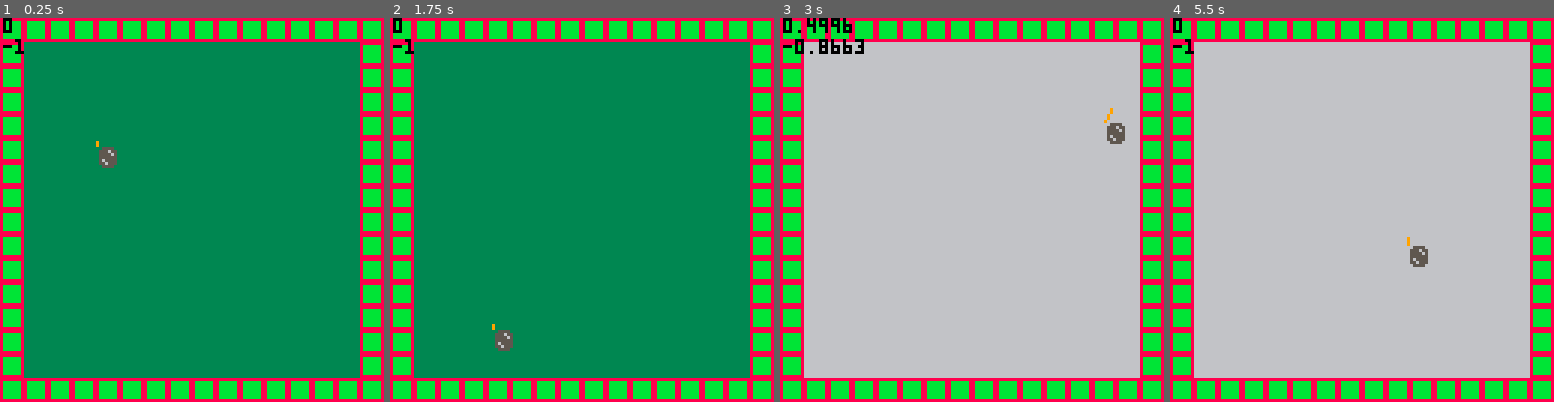
Above: before the commit, frames 1-4 (left to right).
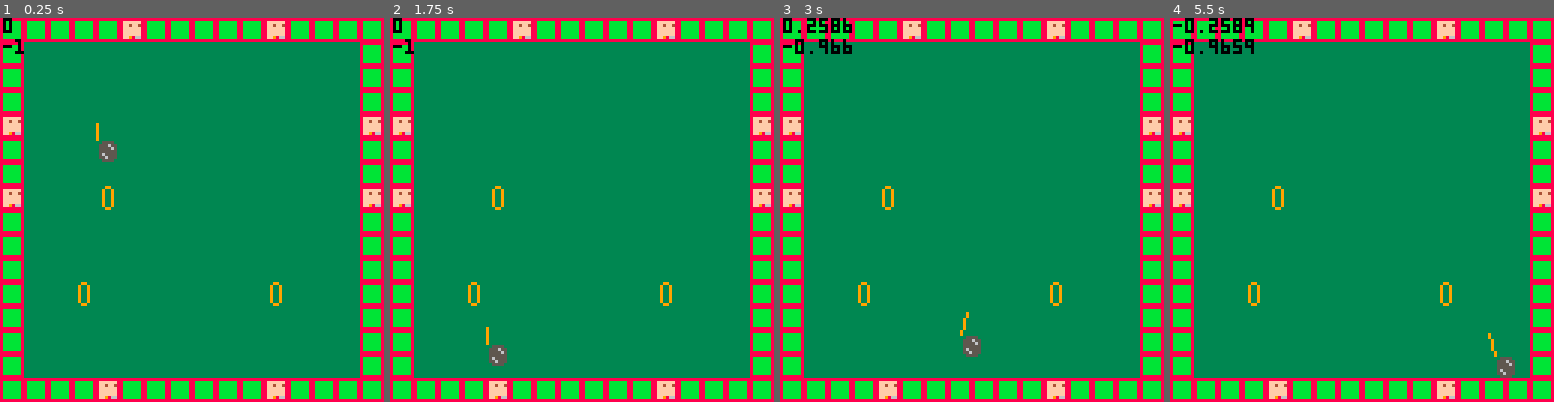
Above: after the commit, the same moments.

Repository: davidjtferguson/golf-escape
Game: PICO-8 cartridge golf_escape.p8
Two runs of this game, one before a commit and one after it. Both use one fixed random seed, a clock stepped at 60 frames per second and the inputs below.
Inputs:
- Up to frame 1 (0.25 s): no input
- Up to frame 2 (1.75 s): tap X (X key) at 0.33, 1.07 s; tap O (Z key) at 0.7, 1.7 s; hold Right from 1.6 s (still down)
- Up to frame 3 (3 s): tap X (X key) at 1.85, 2.97 s; release Right at 2.1 s; tap O (Z key) at 2.1, 2.5, 2.9 s; hold Right from 2.47 s (still down)
- Up to frame 4 (5.5 s): release Right at 3.03 s; hold Left 3.08-3.58 s; tap O (Z key) every 0.4 s from 3.3 to 5.3 s; hold Right 4.02-4.68 s; tap X (X key) at 4.08, 5.2 s; hold Left from 5.08 s (still down)

The runs differ from the first frame. In frame 1, 2.3% of the frame differs, in the area x 0-100%, y 0-100%; in frame 2, 2.5%; in frame 3, 78%; in frame 4, 79%.

Commit message:
tweak consts. add graphics for goals

Diff:
--- a/golf_escape.p8
+++ b/golf_escape.p8
@@ -7,8 +7,9 @@
  --constants
  pixel=0.125
 
- --collision offset
  coloffset=0.001
+
+ gravity=0.008
 
  av={
   x=4,
@@ -41,9 +42,9 @@
 
   --consts
   lowf=0.2,
-  highf=1.5,
+  highf=1,
   rotangle=1/24,
-  btnf=0.25,
+  btnf=0.1,
   decay=0.002,
  }
 
@@ -65,26 +66,22 @@
   av.yvel=0
   av.colstate="ground"
  else
-  av.yvel+=0.01
+  av.yvel+=gravity
 
   av.colstate="air"
  end
 
-
  if mapcol(av.top,0,av.yvel,0) then
-  bg=8
   moveavtoroof()
   av.yvel*=-1
  end
 
  if mapcol(av.left,av.xvel,0,0) then
-  bg=7
   moveavtoleft()
   av.xvel*=-1
  end
 
  if mapcol(av.right,av.xvel,0,0) then
-  bg=6
   moveavtoright()
   av.xvel*=-1
  end
@@ -146,8 +143,8 @@
  spr(2,av.x*8,av.y*8)
 
  line(av.x*8,av.y*8,
-  av.x*8+(swing.xvec*8*swing.force),
-  av.y*8+(swing.yvec*8*swing.force),
+  av.x*8+(swing.xvec*8*swing.force*3),
+  av.y*8+(swing.yvec*8*swing.force*3),
   9)
 
 
@@ -291,23 +288,39 @@
 007007008bbbbbb80565555000000000000000000000000000000000000000000000000000000000000000000000000000000000000000000000000000000000
 000000008bbbbbb80556555000000000000000000000000000000000000000000000000000000000000000000000000000000000000000000000000000000000
 00000000888888880055550000000000000000000000000000000000000000000000000000000000000000000000000000000000000000000000000000000000
+88888888000000000000000000000000000000000000000000000000000000000000000000000000000000000000000000000000000000000000000000000000
+8ffffff8000000000000000000000000000000000000000000000000000000000000000000000000000000000000000000000000000000000000000000000000
+8ff4ff48000000000000000000000000000000000000000000000000000000000000000000000000000000000000000000000000000000000000000000000000
+8ffffff8000000000000000000000000000000000000000000000000000000000000000000000000000000000000000000000000000000000000000000000000
+8ffffff8000000000000000000000000000000000000000000000000000000000000000000000000000000000000000000000000000000000000000000000000
+8ffffff8000000000000000000000000000000000000000000000000000000000000000000000000000000000000000000000000000000000000000000000000
+8ff98668000000000000000000000000000000000000000000000000000000000000000000000000000000000000000000000000000000000000000000000000
+88888888000000000000000000000000000000000000000000000000000000000000000000000000000000000000000000000000000000000000000000000000
+00099000000000000000000000000000000000000000000000000000000000000000000000000000000000000000000000000000000000000000000000000000
+00900900000000000000000000000000000000000000000000000000000000000000000000000000000000000000000000000000000000000000000000000000
+00900900000000000000000000000000000000000000000000000000000000000000000000000000000000000000000000000000000000000000000000000000
+00900900000000000000000000000000000000000000000000000000000000000000000000000000000000000000000000000000000000000000000000000000
+00900900000000000000000000000000000000000000000000000000000000000000000000000000000000000000000000000000000000000000000000000000
+00900900000000000000000000000000000000000000000000000000000000000000000000000000000000000000000000000000000000000000000000000000
+00900900000000000000000000000000000000000000000000000000000000000000000000000000000000000000000000000000000000000000000000000000
+00099000000000000000000000000000000000000000000000000000000000000000000000000000000000000000000000000000000000000000000000000000
 __gff__
-0001000000000000000000000000000000000000000000000000000000000000000000000000000000000000000000000000000000000000000000000000000000000000000000000000000000000000000000000000000000000000000000000000000000000000000000000000000000000000000000000000000000000000
+0001000000000000000000000000000001000000000000000000000000000000000000000000000000000000000000000000000000000000000000000000000000000000000000000000000000000000000000000000000000000000000000000000000000000000000000000000000000000000000000000000000000000000
 0000000000000000000000000000000000000000000000000000000000000000000000000000000000000000000000000000000000000000000000000000000000000000000000000000000000000000000000000000000000000000000000000000000000000000000000000000000000000000000000000000000000000000
 __map__
-0101010101010101010101010101010100000000000000000000000000000000000000000000000000000000000000000000000000000000000000000000000000000000000000000000000000000000000000000000000000000000000000000000000000000000000000000000000000000000000000000000000000000000
-0100000000000000000000000000000100000000000000000000000000000000000000000000000000000000000000000000000000000000000000000000000000000000000000000000000000000000000000000000000000000000000000000000000000000000000000000000000000000000000000000000000000000000
-0100000000000000000000000000000100000000000000000000000000000000000000000000000000000000000000000000000000000000000000000000000000000000000000000000000000000000000000000000000000000000000000000000000000000000000000000000000000000000000000000000000000000000
-0100000000000000000000000000000100000000000000000000000000000000000000000000000000000000000000000000000000000000000000000000000000000000000000000000000000000000000000000000000000000000000000000000000000000000000000000000000000000000000000000000000000000000
-0100000000000000000000000000000100000000000000000000000000000000000000000000000000000000000000000000000000000000000000000000000000000000000000000000000000000000000000000000000000000000000000000000000000000000000000000000000000000000000000000000000000000000
-0100000000000000000000000000000100000000000000000000000000000000000000000000000000000000000000000000000000000000000000000000000000000000000000000000000000000000000000000000000000000000000000000000000000000000000000000000000000000000000000000000000000000000
-0100000000000000000000000000000100000000000000000000000000000000000000000000000000000000000000000000000000000000000000000000000000000000000000000000000000000000000000000000000000000000000000000000000000000000000000000000000000000000000000000000000000000000
-0100000000000000000000000000000100000000000000000000000000000000000000000000000000000000000000000000000000000000000000000000000000000000000000000000000000000000000000000000000000000000000000000000000000000000000000000000000000000000000000000000000000000000
-0100000000000000000000000000000100000000000000000000000000000000000000000000000000000000000000000000000000000000000000000000000000000000000000000000000000000000000000000000000000000000000000000000000000000000000000000000000000000000000000000000000000000000
-0100000000000000000000000000000100000000000000000000000000000000000000000000000000000000000000000000000000000000000000000000000000000000000000000000000000000000000000000000000000000000000000000000000000000000000000000000000000000000000000000000000000000000
-0100000000000000000000000000000100000000000000000000000000000000000000000000000000000000000000000000000000000000000000000000000000000000000000000000000000000000000000000000000000000000000000000000000000000000000000000000000000000000000000000000000000000000
-0100000000000000000000000000000100000000000000000000000000000000000000000000000000000000000000000000000000000000000000000000000000000000000000000000000000000000000000000000000000000000000000000000000000000000000000000000000000000000000000000000000000000000
-0100000000000000000000000000000100000000000000000000000000000000000000000000000000000000000000000000000000000000000000000000000000000000000000000000000000000000000000000000000000000000000000000000000000000000000000000000000000000000000000000000000000000000
-0100000000000000000000000000000100000000000000000000000000000000000000000000000000000000000000000000000000000000000000000000000000000000000000000000000000000000000000000000000000000000000000000000000000000000000000000000000000000000000000000000000000000000
-0100000000000000000000000000000100000000000000000000000000000000000000000000000000000000000000000000000000000000000000000000000000000000000000000000000000000000000000000000000000000000000000000000000000000000000000000000000000000000000000000000000000000000
-0101010101010101010101010101010100000000000000000000000000000000000000000000000000000000000000000000000000000000000000000000000000000000000000000000000000000000000000000000000000000000000000000000000000000000000000000000000000000000000000000000000000000000
+0101010101100101010101100101010100000000000000000000000000000000000000000000000000000000000000000000000000000000000000000000000000000000000000000000000000000000000000000000000000000000000000000000000000000000000000000000000000000000000000000000000000000000
+0100000000000000000000000000000100000000000000000000000000000000000000000000000000000000000000000000000000000000000000000000000000000000000000000000000000000000000000000000000000000000000000000000000000000000000000000000000000000000000000000000000000000000
+0100000000000000000000000000000100000000000000000000000000000000000000000000000000000000000000000000000000000000000000000000000000000000000000000000000000000000000000000000000000000000000000000000000000000000000000000000000000000000000000000000000000000000
+0100000000000000000000000000000100000000000000000000000000000000000000000000000000000000000000000000000000000000000000000000000000000000000000000000000000000000000000000000000000000000000000000000000000000000000000000000000000000000000000000000000000000000
+1000000000000000000000000000001000000000000000000000000000000000000000000000000000000000000000000000000000000000000000000000000000000000000000000000000000000000000000000000000000000000000000000000000000000000000000000000000000000000000000000000000000000000
+0100000000000000000000000000000100000000000000000000000000000000000000000000000000000000000000000000000000000000000000000000000000000000000000000000000000000000000000000000000000000000000000000000000000000000000000000000000000000000000000000000000000000000
+0100000000000000000000000000000100000000000000000000000000000000000000000000000000000000000000000000000000000000000000000000000000000000000000000000000000000000000000000000000000000000000000000000000000000000000000000000000000000000000000000000000000000000
+1000000020000000000000000000001000000000000000000000000000000000000000000000000000000000000000000000000000000000000000000000000000000000000000000000000000000000000000000000000000000000000000000000000000000000000000000000000000000000000000000000000000000000
+0100000000000000000000000000000100000000000000000000000000000000000000000000000000000000000000000000000000000000000000000000000000000000000000000000000000000000000000000000000000000000000000000000000000000000000000000000000000000000000000000000000000000000
+0100000000000000000000000000000100000000000000000000000000000000000000000000000000000000000000000000000000000000000000000000000000000000000000000000000000000000000000000000000000000000000000000000000000000000000000000000000000000000000000000000000000000000
+0100000000000000000000000000000100000000000000000000000000000000000000000000000000000000000000000000000000000000000000000000000000000000000000000000000000000000000000000000000000000000000000000000000000000000000000000000000000000000000000000000000000000000
+0100002000000000000000200000000100000000000000000000000000000000000000000000000000000000000000000000000000000000000000000000000000000000000000000000000000000000000000000000000000000000000000000000000000000000000000000000000000000000000000000000000000000000
+0100000000000000000000000000000100000000000000000000000000000000000000000000000000000000000000000000000000000000000000000000000000000000000000000000000000000000000000000000000000000000000000000000000000000000000000000000000000000000000000000000000000000000
+0100000000000000000000000000000100000000000000000000000000000000000000000000000000000000000000000000000000000000000000000000000000000000000000000000000000000000000000000000000000000000000000000000000000000000000000000000000000000000000000000000000000000000
+0100000000000000000000000000000100000000000000000000000000000000000000000000000000000000000000000000000000000000000000000000000000000000000000000000000000000000000000000000000000000000000000000000000000000000000000000000000000000000000000000000000000000000
+0101010110010101010101100101010100000000000000000000000000000000000000000000000000000000000000000000000000000000000000000000000000000000000000000000000000000000000000000000000000000000000000000000000000000000000000000000000000000000000000000000000000000000
Not shown, added: thoughts.txt
